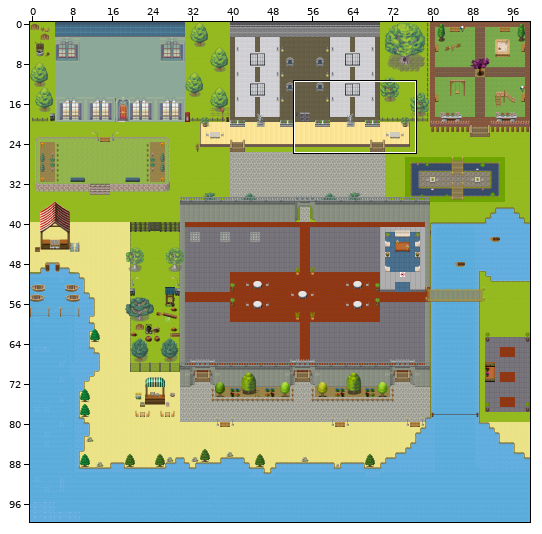
One commit to this Tiled map (JSON): a.tmj. Above, an overview of the earlier version with the close-up marked.
Close-up. As it was:
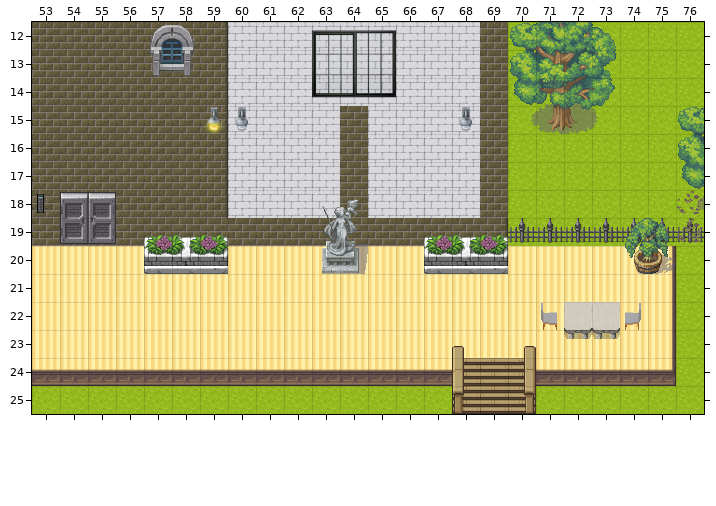
Cells are 32x32 px. Shown: x 53..76, y 12..25. The commit also changed other parts of the map, which this record leaves out.
After:
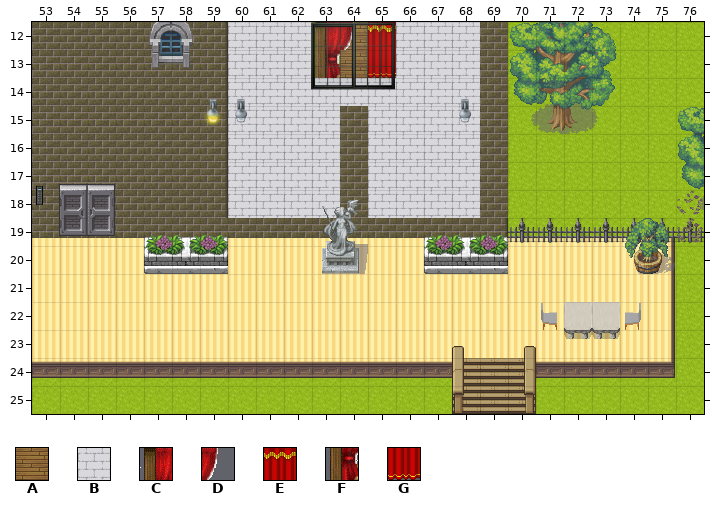
Key: from "Chunk 2": A 177, B 191, C 194, D 195, E 196, F 203, G 204.
_ is an empty cell.
From old to new:
{"change": "layer \"bulding/window\" offset 0,0 -> -1,-9 px"}
{"where": "layer \"near meeting room/stairs\""}
{"y":12,"x":64,"old":"_","new":"A"}
{"y":13,"x":64,"old":"__","new":"AA"}
{"where": "layer \"bulding/building\""}
{"y":12,"x":63,"old":"BBB","new":"CDE"}
{"y":13,"x":63,"old":"BBB","new":"F_G"}
